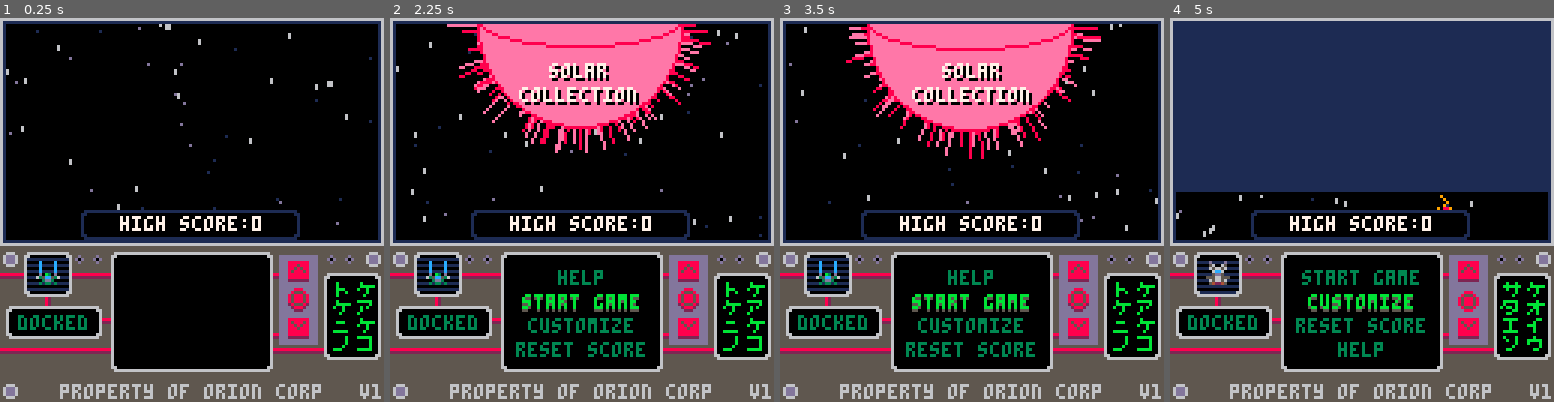
Above: before the commit, frames 1-4 (left to right).
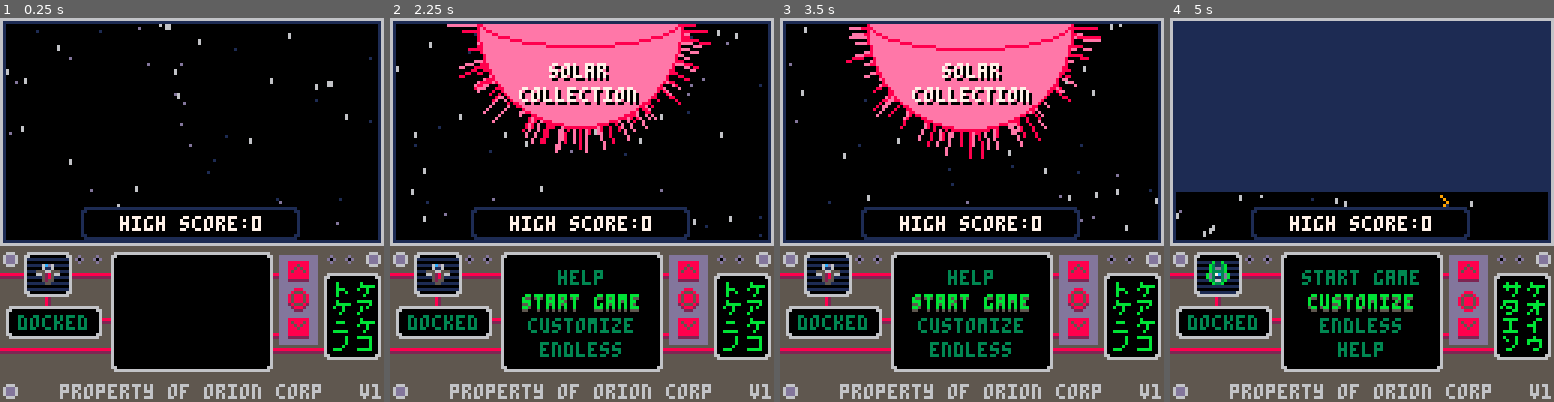
Above: after the commit, the same moments.

Repository: jacobneal65/drop-p8
Game: PICO-8 cartridge drop.p8
The game is run twice, just before and just after one commit, with the same random seed, the same clock (stepped at 60 frames per second) and the same inputs.
Inputs:
- Up to frame 1 (0.25 s): no input
- Up to frame 2 (2.25 s): tap X (X key) at 0.33, 1.07, 1.85 s; tap O (Z key) at 0.7, 1.7, 2.1 s; hold Right 1.6-2.1 s; hold Up from 2.15 s (still down)
- Up to frame 3 (3.5 s): release Up at 2.42 s; hold Right 2.47-3.03 s; tap O (Z key) at 2.5, 2.9, 3.3 s; tap X (X key) at 2.97 s; hold Left from 3.08 s (still down)
- Up to frame 4 (5 s): release Left at 3.58 s; hold Down 3.63-3.97 s; tap O (Z key) every 0.4 s from 3.7 to 4.9 s; hold Right 4.02-4.68 s; tap X (X key) at 4.08 s; hold Up from 4.73 s (still down)

The runs differ from the first frame. In frame 1, 1.1% of the frame differs, in the area x 9-79%, y 49-70%; in frame 2, 1.7%; in frame 3, 1.7%; in frame 4, 1.7%, in the area x 9-79%, y 49-83%.

Commit message:
more ship sprites

Diff:
--- a/drop.p8
+++ b/drop.p8
@@ -28,10 +28,10 @@
 	p_x=64
 	p_y=100
 	p_spd=2.5
-	pc_spr=3
-	p_spr=3
+	pc_spr=40
+	p_spr=40
 	--player ship options
-	p_spr_opt={3,38,54,56,40}
+	p_spr_opt={40,3,38,54,56}
 
 	--player offset l,r,b,t
 	p_o={-1,8,1,-7}
@@ -139,7 +139,7 @@
 	sun_off=-140
 	gen_tmr=0
 	init_fruitlet()
-	m={"help","start game","customize","reset score"}
+	m={"help","start game","customize","endless"}
 	my_off={0,0,0,0}
 	_lerpfn=blank
 	lerp_tmr=0
@@ -353,7 +353,7 @@
 	oprint(q[1],hcenter(q[1])+sun_off+60,15,7,0)
 	oprint(q[2],hcenter(q[2])+sun_off+60,23,7,0)
 		--high score
-		roundrect(27,64,73,10,1,0)
+		roundrect(27,63,73,11,1,0)
 		hc="high score:"..high_score
 		print(hc,hcenter(hc),66,7)
 	--screen drop
@@ -461,13 +461,13 @@
 end
 
 function cust_draw()
-	roundrect(34,14,59,48,6,0)
-	roundrect(38,18,51,10,6,2)
+	roundrect(34,15,59,36,6,0)
+	roundrect(38,18+sin(time()),51,10,6,2)
 	local st="select ship"
-	lprint(st,hcenter(st),20,7,4)
-	spr(16,30+sel*10,38+sin(time()))
+	lprint(st,hcenter(st),20+sin(time()),7,4)
+	spr(16,30+sel*10,30+sin(time()))
 	for i = 1,#p_spr_opt do
-		spr(p_spr_opt[i],30+i*10,48)
+		spr(p_spr_opt[i],30+i*10,40)
 	end
 	local et = "press 🅾️ to exit"
 	print(et,hcenter(et),68,6)
@@ -1668,14 +1668,14 @@
 0a9999a000056556556500000500050000500d0000d00500009999000049990000499a000049aa00009aaa0000aaaa0000aaa90000aa940000a9940000999400
 00a99a00000566565665000005000d000050050000500500009999000049990000499a000049aa00009aaa0000aaaa0000aaa90000aa940000a9940000999400
 000aa00000005555555000000055d0000005d000000d500000000000000000000000000000000000000000000000000000000000000000000000000000000000
-00000000000000000000000000000000000000000000000000022000000220000000000000000000000000000000000000000000000000000000000000000000
-0000000000000000000000000000000000000000000000000028820000288200006cd600005d6700000000000000000000000900009000000009000000009000
-00000000000000000000000000000000000000000000000000288200002882000061160000516700000000000000000009009000000900900009000000090000
-00000000000000000000000000000000000000000000000002e88e2000288e205556655555566555000000000000000000988000000889000008899009088900
-00000c3000000350000005500000055000000550000000002e87c8e2027c882066528566dd587567000000000000000000088900009880000998800000988090
-000050000000c0000000300000005000000050000000000028811882021188200052850000587500000000000000000000090090090090000000900000009000
-00005000000050000000c00000003000000050000000000002855820025582200052550000565500000000000000000000900000000009000000900000090000
-0000500000005000000050000000c000000050000000000000299200002992000005500000055000000000000000000000000000000000000000000000000000
+00000000000000000000000000000000000000000000000000b00b0000b0b0000000000000000000000000000000000000000000000000000000000000000000
+0000000000000000000000000000000000000000000000000b3113b00b313b00006cd600005d6700000000000000000000000900009000000009000000009000
+0000000000000000000000000000000000000000000000000b3dd3b00b3d3b000061160000516700000000000000000009009000000900900009000000090000
+0000000000000000000000000000000000000000000000000b3333b00b333b005556655555566555000000000000000000988000000889000008899009088900
+00000c300000035000000550000005500000055000000000bd37c3db0b7c33b066528566dd587567000000000000000000088900009880000998800000988090
+000050000000c00000003000000050000000500000000000bd3113db0b113db00052850000587500000000000000000000090090090090000000900000009000
+00005000000050000000c0000000300000005000000000000b3663b00b663b000052550000565500000000000000000000900000000009000000900000090000
+0000500000005000000050000000c000000050000000000000b33b0000b3b0000005500000055000000000000000000000000000000000000000000000000000
 0000000000000000000000000000000000000000000000000d0000d00d000d000700707007070700000000000000000000000000000000000000000000000000
 00000000000000000000000000000000000000000000000005600650056065000600606006060600000000000000000000000000000000000000000000000000
 00000000000000000000000000000000000000000000000006566560055657000655666006566660000000000000000000000000000000000000000000000000
Not shown, changed: the sound effects (__sfx__) section of drop.p8
